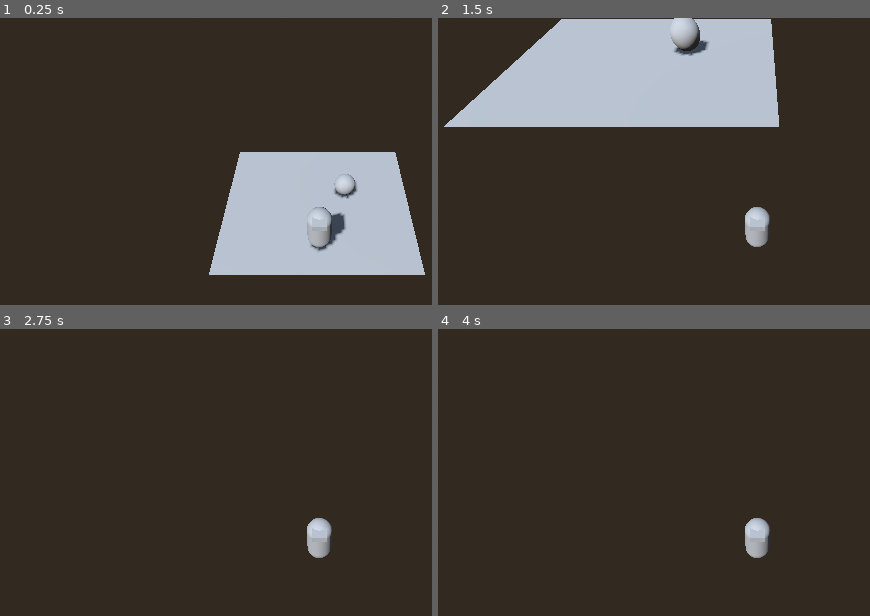
Above: before the commit, frames 1-4 (two rows, left to right).
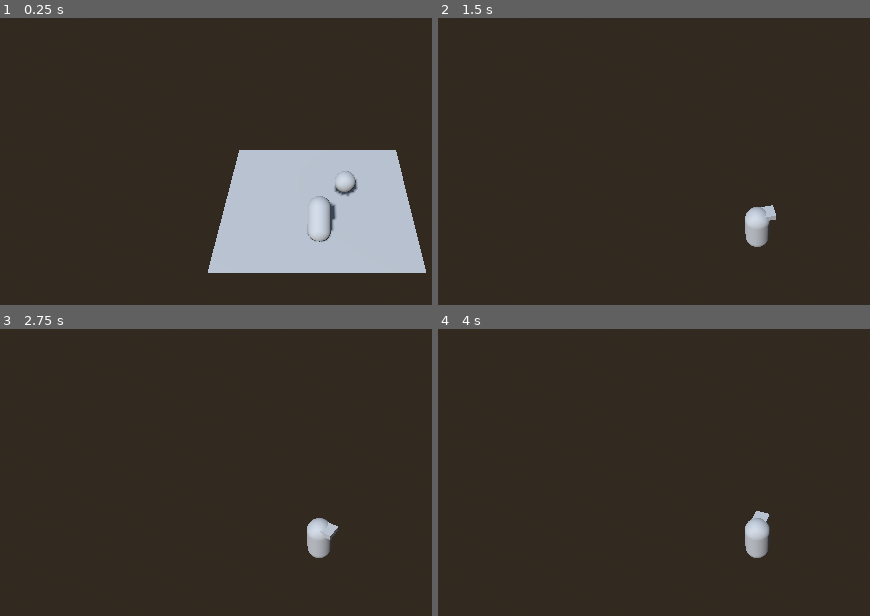
Above: after the commit, the same moments.

Repository: rockrick1/gmtk-jammers
Game: Godot game, scene res://Scenes/Game.tscn
Same seed, same stepped clock (60 frames per second), same inputs: the game is played once before the commit and once after it.
Inputs (mouse positions are in pixels of both pictures, inside the frame that each line leads up to):
- Up to frame 1 (0.25 s): no input
- Up to frame 2 (1.5 s): tap Enter at 0.5 s; move the mouse to (outside the picture) at 0.52 s; hold D (move_right) 0.53-1.28 s; tap Space (jump) at 0.6, 0.77, 1.07 s; move the mouse to (597, 264) at 1.27 s; hold S (move_down) from 1.28 s (still down); click (597, 264) at 1.35 s
- Up to frame 3 (2.75 s): tap Space (jump) at 1.52, 1.55, 1.82, 2, 2.1 s; move the mouse to (397, 455) at 2.02 s; release S (move_down) at 2.03 s; hold D (move_right) from 2.03 s (still down)
- Up to frame 4 (4 s): tap Enter at 2.75 s; move the mouse to (outside the picture) at 2.77 s; release D (move_right) at 2.78 s; hold W (move_up) 2.78-3.53 s; click (outside the picture) at 2.85 s; tap Space (jump) at 3.02, 3.05, 3.32, 3.5, 3.6, 3.77 s; move the mouse to (outside the picture) at 3.52 s; hold A (move_left) from 3.53 s (still down)

The runs differ from the first frame. In frame 1, 1.8% of the frame differs, in the area x 48-99%, y 45-90%; in frame 2, 24%, in the area x 1-79%, y 0-80%; in frame 3, 0.1%; in frame 4, 0.1%.

Commit message:
featÇ player rotation

Diff:
--- a/Scenes/Characters/Player.tscn
+++ b/Scenes/Characters/Player.tscn
@@ -7,50 +7,28 @@
 [ext_resource type="Script" path="res://Scripts/Characters/Player/PlayerAirborne.gd" id="5_jw3ea"]
 [ext_resource type="PackedScene" uid="uid://bjegsvqkgr671" path="res://Scenes/Characters/CharacterComponent.tscn" id="6_m5ra8"]
 
+[sub_resource type="CapsuleShape3D" id="CapsuleShape3D_v0yrg"]
+
+[sub_resource type="BoxShape3D" id="BoxShape3D_jd05o"]
+size = Vector3(156.955, 0.0256348, 143.098)
+
 [sub_resource type="CapsuleMesh" id="CapsuleMesh_31ms4"]
 
 [sub_resource type="BoxMesh" id="BoxMesh_2ujir"]
 size = Vector3(0.555, 0.225, 0.67)
 
-[sub_resource type="BoxShape3D" id="BoxShape3D_5db7l"]
-size = Vector3(1, 2.02173, 1)
-
-[sub_resource type="BoxShape3D" id="BoxShape3D_jd05o"]
-size = Vector3(156.955, 0.0256348, 143.098)
-
 [sub_resource type="BoxShape3D" id="BoxShape3D_rqy33"]
 size = Vector3(2.61133, 1.96655, 2.09134)
 
 [node name="Player" type="CharacterBody3D"]
+transform = Transform3D(1, 0, -1.74846e-07, 0, 1, 0, 1.74846e-07, 0, 1, 0, 0, 0)
 script = ExtResource("1_rshrx")
-
-[node name="Mesh" type="MeshInstance3D" parent="."]
-transform = Transform3D(1, 0, 0, 0, 1, 0, 0, 0, 1, 0, 1.01323, 0)
-mesh = SubResource("CapsuleMesh_31ms4")
-
-[node name="Mesh2" type="MeshInstance3D" parent="."]
-transform = Transform3D(1, 0, 0, 0, 1, 0, 0, 0, 1, 0, 1.78233, 0.330191)
-mesh = SubResource("BoxMesh_2ujir")
 
 [node name="CollisionShape3D" type="CollisionShape3D" parent="."]
 transform = Transform3D(1, 0, 0, 0, 1, 0, 0, 0, 1, 0, 1.01323, 0)
-shape = SubResource("BoxShape3D_5db7l")
+shape = SubResource("CapsuleShape3D_v0yrg")
 
-[node name="CursorCastingPlane" type="Area3D" parent="."]
-collision_layer = 128
-collision_mask = 0
-
-[node name="CollisionShape3D" type="CollisionShape3D" parent="CursorCastingPlane"]
-shape = SubResource("BoxShape3D_jd05o")
-
-[node name="SpringArmPivot" type="Node3D" parent="."]
-
-[node name="SpringArm3D" type="SpringArm3D" parent="SpringArmPivot"]
-transform = Transform3D(1, 0, 0, 0, 0.588971, 0.808154, 0, -0.808154, 0.588971, 0, 0, 0)
-collision_mask = 0
-spring_length = 12.665
-
-[node name="Camera3D" type="Camera3D" parent="SpringArmPivot/SpringArm3D"]
+[node name="CharacterComponent" parent="." instance=ExtResource("6_m5ra8")]
 
 [node name="MovementStateMachine" type="Node" parent="." node_paths=PackedStringArray("initial_state")]
 script = ExtResource("2_iykif")
@@ -68,12 +46,40 @@
 script = ExtResource("5_jw3ea")
 player = NodePath("../..")
 
-[node name="CharacterComponent" parent="." instance=ExtResource("6_m5ra8")]
-
 [node name="AnimationTree" type="AnimationTree" parent="."]
 
-[node name="ConsumptionArea" type="Area3D" parent="."]
+[node name="SpringArmPivot" type="Node3D" parent="."]
 
-[node name="CollisionShape3D" type="CollisionShape3D" parent="ConsumptionArea"]
+[node name="SpringArm3D" type="SpringArm3D" parent="SpringArmPivot"]
+transform = Transform3D(1, 0, 0, 0, 0.588971, 0.808154, 0, -0.808154, 0.588971, 0, 0, 0)
+collision_mask = 0
+spring_length = 12.665
+
+[node name="Camera3D" type="Camera3D" parent="SpringArmPivot/SpringArm3D"]
+unique_name_in_owner = true
+
+[node name="CursorCastingPlane" type="StaticBody3D" parent="."]
+collision_layer = 128
+collision_mask = 0
+
+[node name="CollisionShape3D" type="CollisionShape3D" parent="CursorCastingPlane"]
+transform = Transform3D(1, 0, -7.10543e-15, 0, 1, 0, 7.10543e-15, 0, 1, 0, 0, 0)
+shape = SubResource("BoxShape3D_jd05o")
+
+[node name="LookAtPivot" type="Node3D" parent="."]
+
+[node name="Mesh" type="MeshInstance3D" parent="LookAtPivot"]
+transform = Transform3D(1, 0, 0, 0, 1, 0, 0, 0, 1, 0, 1.01323, 0)
+mesh = SubResource("CapsuleMesh_31ms4")
+skeleton = NodePath("../..")
+
+[node name="Mesh2" type="MeshInstance3D" parent="LookAtPivot/Mesh"]
+transform = Transform3D(1, 0, 0, 0, 1, 0, 0, 0, 1, 0, 0.7691, 0.330191)
+mesh = SubResource("BoxMesh_2ujir")
+skeleton = NodePath("../../..")
+
+[node name="ConsumptionArea" type="Area3D" parent="LookAtPivot"]
+
+[node name="CollisionShape3D" type="CollisionShape3D" parent="LookAtPivot/ConsumptionArea"]
 transform = Transform3D(1, 0, 0, 0, 1, 0, 0, 0, 1, 0, 1.08578, 1.27633)
 shape = SubResource("BoxShape3D_rqy33")
--- a/Scripts/Characters/Player/Player.gd
+++ b/Scripts/Characters/Player/Player.gd
@@ -8,10 +8,10 @@
 
 @onready var character_component := $CharacterComponent
 @onready var spring_arm_pivot := $SpringArmPivot
-@onready var mesh : Node3D = $Mesh
+@onready var mesh : Node3D = $LookAtPivot/Mesh
 @onready var animator := $AnimationTree
 @onready var movement_state_machine := $MovementStateMachine
-@onready var consumption_area := $ConsumptionArea
+@onready var consumption_area := $LookAtPivot/ConsumptionArea
 
 var cc : CharacterComponent:
 	get:
@@ -41,7 +41,23 @@
 	#return target
 
 func _look_at_cursor():
-	pass
+	var ray_origin
+	var ray_end
+
+	var space_state = get_world_3d().direct_space_state
+	var mouse_position = get_viewport().get_mouse_position()
+	ray_origin = %Camera3D.project_ray_origin(mouse_position)
+	ray_end = ray_origin + %Camera3D.project_ray_normal(mouse_position) * 20000
+	var query = PhysicsRayQueryParameters3D.new()
+	query.from = ray_origin
+	query.to = ray_end
+	query.collide_with_bodies = true
+	var intersection = space_state.intersect_ray(query)
+
+	if not intersection.is_empty():
+		var pos = intersection.position
+		$LookAtPivot.look_at(pos)
+
 
 func _try_consume():
 	for body in consumption_area.get_overlapping_bodies():
--- a/Scripts/Characters/Player/PlayerRunning.gd
+++ b/Scripts/Characters/Player/PlayerRunning.gd
@@ -23,8 +23,8 @@
 	player.velocity.x = move_direction.x * h_speed
 	player.velocity.z = move_direction.z * h_speed
 
-	if move_direction:
-		player.mesh.rotation.y = lerp_angle(player.mesh.rotation.y, atan2(player.velocity.x, player.velocity.z), player.LERP_VALUE)
+	#if move_direction:
+		#player.mesh.rotation.y = lerp_angle(player.mesh.rotation.y, atan2(player.velocity.x, player.velocity.z), player.LERP_VALUE)
 
 	if move_direction == Vector3.ZERO:
 		transitioned.emit(self, "idle")
